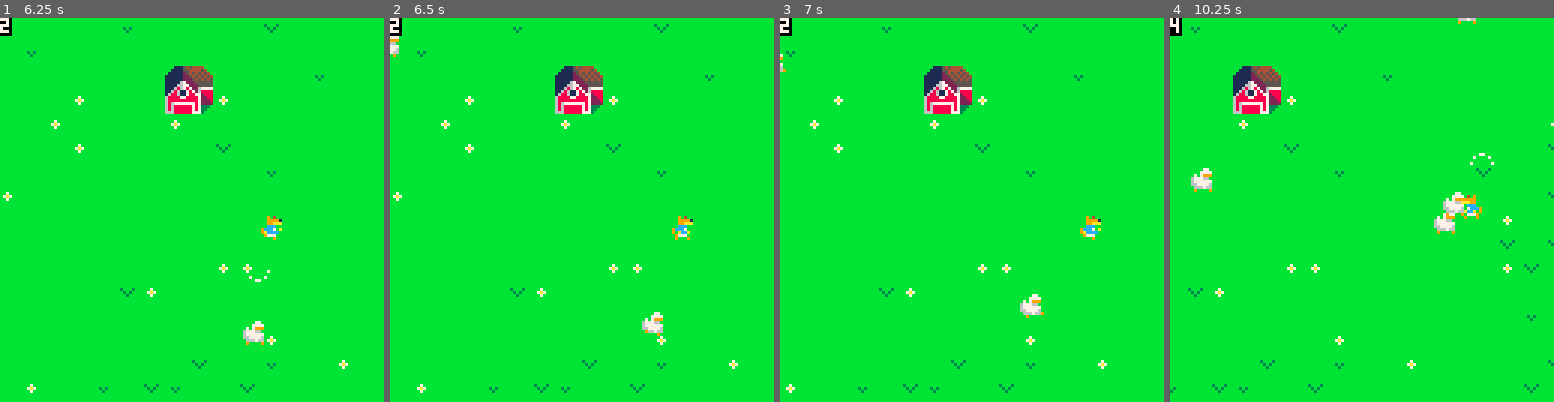
Above: before the commit, frames 1-4 (left to right).
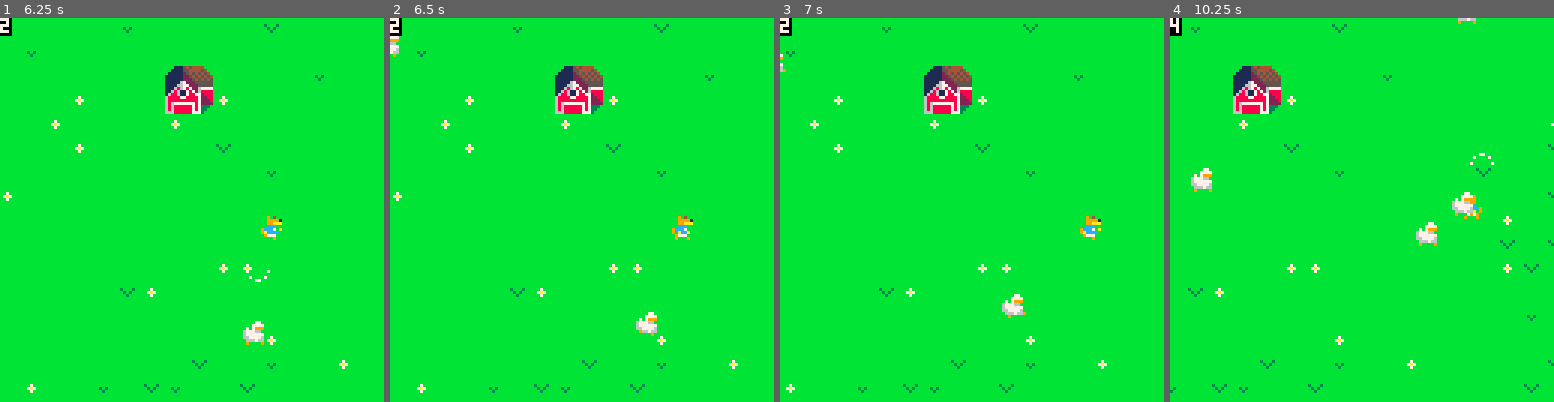
Above: after the commit, the same moments.

Repository: tmaiadev/pico8-poultrygeddon
Game: PICO-8 cartridge poultrygeddon.p8
The game is run twice, just before and just after one commit, with the same random seed, the same clock (stepped at 60 frames per second) and the same inputs.
Inputs:
- Up to frame 1 (6.25 s): hold Right 1.6-2.1 s; hold Up 2.15-2.42 s; hold Right 2.47-3.03 s; hold Left 3.08-3.58 s; hold Down 3.63-3.97 s; hold Right 4.02-4.68 s; hold Up 4.73-5.03 s; hold Left 5.08-5.68 s; hold Down 5.73-6.03 s; hold Right from 6.08 s (still down)
- Up to frame 2 (6.5 s): keep holding Right
- Up to frame 3 (7 s): release Right at 6.58 s; hold Right from 6.63 s (still down)
- Up to frame 4 (10.25 s): release Right at 7.13 s; hold Up 7.18-7.45 s; hold Right 7.5-8.07 s; hold Left 8.12-8.62 s; hold Down 8.67-9 s; hold Right 9.05-9.72 s; hold Up 9.77-10.07 s; hold Left from 10.12 s (still down)

Frame 1 is identical in both runs. In frame 2, 0.3% of the frame differs, in the area x 64-72%, y 76-83%; in frame 3, 0.5%; in frame 4, 0.8%, in the area x 64-79%, y 45-60%.

Commit message:
sorted rendering of enemies

Diff:
--- a/poultrygeddon.p8
+++ b/poultrygeddon.p8
@@ -57,7 +57,12 @@
 
 	plr_draw(plr)
 
-	for e in all(enemies) do
+	local sorted_enms=
+		sort(enemies,function(a,b)
+			return a.y<b.y
+		end)
+
+	for e in all(sorted_enms) do
 		enm_draw(e)
 	end
 
@@ -214,16 +219,54 @@
 	return n*8
 end
 
--- shuffle --
-function shuffle(tbl)
-  local n = #tbl
-  for i = n, 2, -1 do
-    local j = flr(rnd(i)) + 1
-    tbl[i], tbl[j] = tbl[j], tbl[i]
-  end
-  return tbl
-end
-
+-- sort table --
+
+function sort(t,comp_fn)
+	if #t<=1 then
+		return t
+	end
+
+	local half=flr(#t/2)
+	local left={}
+	local right={}
+
+	for i=1,half do
+		add(left,t[i])
+	end
+
+	for i=half+1,#t do
+		add(right,t[i])
+	end
+
+	left=sort(left,comp_fn)
+	right=sort(right,comp_fn)
+
+	local result={}
+	local i=1 -- index for left
+	local j=1 -- index for right
+
+	while i<=#left and j<=#right do
+		if comp_fn(left[i],right[j]) then
+			add(result,left[i])
+			i+=1
+		else
+			add(result,right[j])
+			j+=1
+		end
+	end
+
+	while i<=#left do
+		add(result,left[i])
+		i+=1
+	end
+
+	while j<=#right do
+		add(result,right[j])
+		j+=1
+	end
+
+	return result
+end
 -- animation --
 
 function ani_new(fps,loop)
@@ -480,8 +523,8 @@
 		x=x,
 		y=y,
 		hitbox={
-			x=4,
-			y=4
+			x=2,
+			y=2
 		},
 		w=tile_size,
 		h=tile_size,
